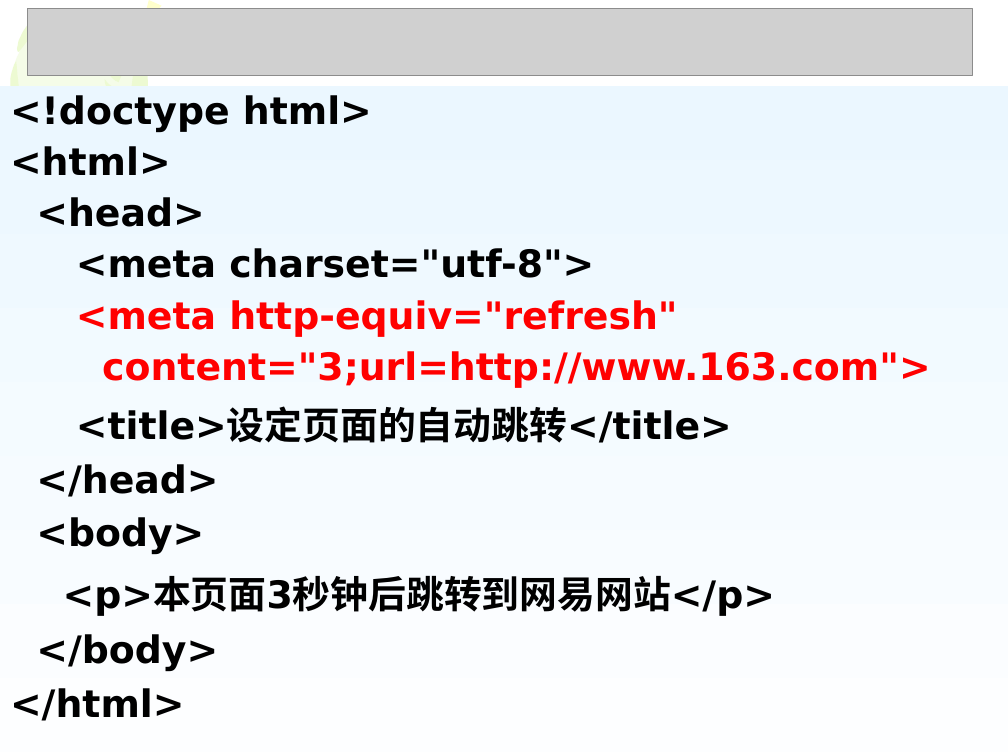
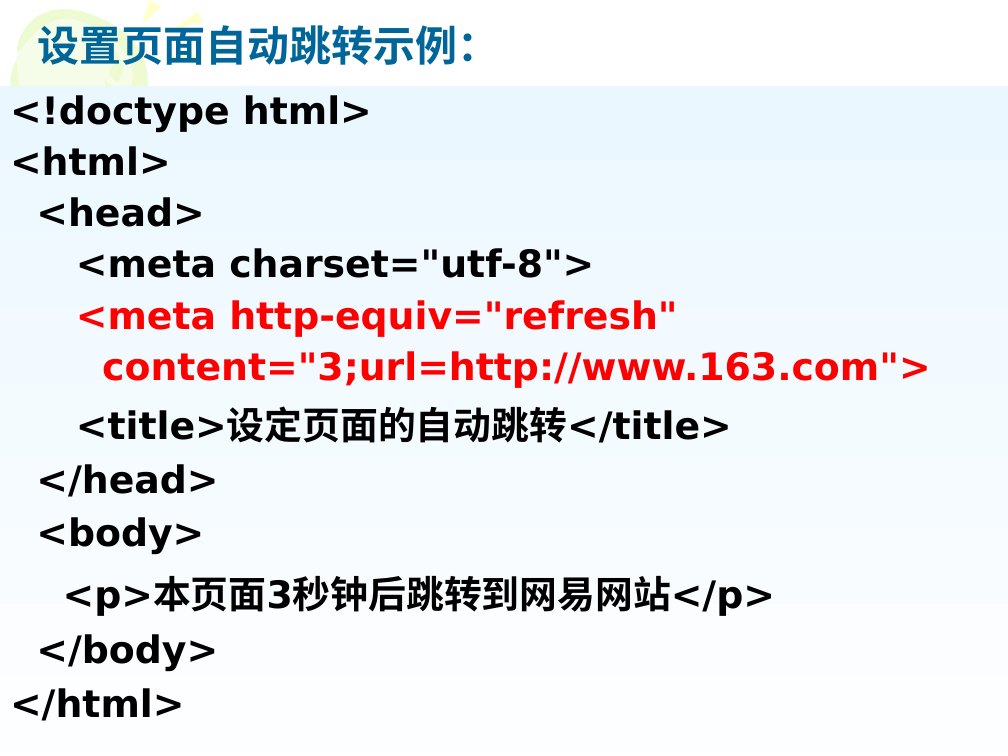
Before and after one commit to tyza66/ChinaSoftTraining-Part1, a slide deck: slide 32 of 代码/0420/前端第三版课件/第1讲 HTML概述与HTML文件.ppt. Drawn at 1008x756 pixels with LibreOffice and Linux fonts; fonts in the diff are those of the drawing; grey boxes stand for pictures. Boxes give left, top, right and bottom in pixels: in the first picture for what was removed or moved away, otherwise in the second. Text is boxed around its words. In the diff, an @@ line names an element or a change of style, - is before the commit and + after.

```diff
--- a/代码/0420/前端第三版课件/第1讲 HTML概述与HTML文件.ppt
+++ b/代码/0420/前端第三版课件/第1讲 HTML概述与HTML文件.ppt
@@ picture removed at (x1=27, y1=9, x2=972, y2=76) @@
@@ title added at (x1=38, y1=25, x2=500, y2=65), 30 pt, text #006699, bold @@
+设置页面自动跳转示例：
@@ freeform shape added at (x1=170, y1=11, x2=203, y2=31), fill #FFFFCC @@
@@ freeform shape added at (x1=163, y1=54, x2=198, y2=65), fill #FFFFCC @@
```
Also in this commit, not shown: 33 other slides changed, 2 slides added, 2 slides removed, 25 other files.
